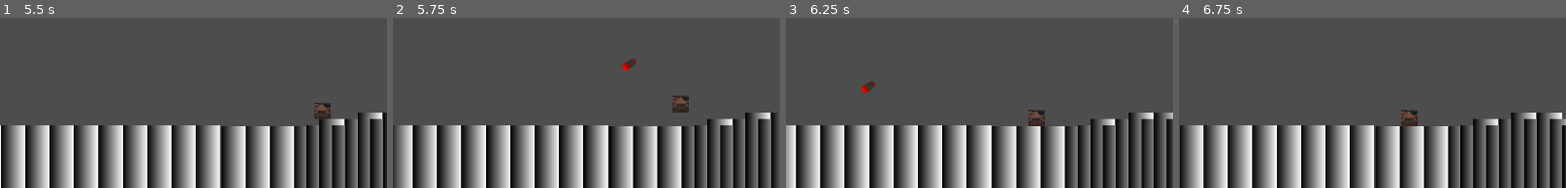
Above: before the commit, frames 1-4 (left to right).
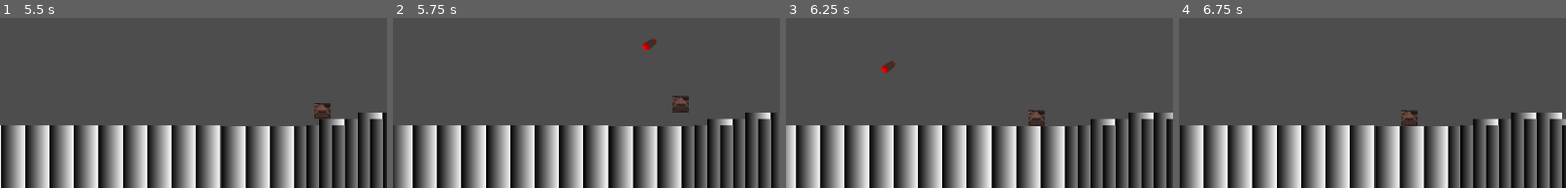
Above: after the commit, the same moments.

Repository: KKrash/TXGJ2024-Summer-
Game: Godot game, scene res://Assets/EnemyTestScene.tscn
The game is run twice, just before and just after one commit, with the same random seed, the same clock (stepped at 60 frames per second) and the same inputs. The engine's default icon, where the game draws it, is replaced by a stand-in: a white triangle on a blue panel in a dark square.
Inputs (mouse positions are % of the whole screen's width and height, from its top left):
- Up to frame 1 (5.5 s): move the mouse to (72, 38) at 0.52 s; hold D (right) 0.53-2.03 s; click (72, 38) at 0.6 s; tap W (up) at 0.77, 0.8, 1.07, 1.35, 1.52, 1.82, 2.3, 3.02, 3.32, 3.77, 3.8, 4.07, 4.35, 4.52, 4.82, 5.3 s; move the mouse to (30, 49) at 1.27 s; click (30, 49) at 1.55 s; move the mouse to (60, 18) at 2.02 s; hold A (left) 2.03-2.78 s; click (60, 18) at 2.1 s; move the mouse to (45, 66) at 2.77 s; hold D (right) 2.78-4.28 s; right-click (45, 66) at 2.85 s; click (45, 66) at 3.05 s; move the mouse to (80, 60) at 3.52 s; click (80, 60) at 3.6 s; move the mouse to (20, 26) at 4.27 s; hold A (left) 4.28-5.03 s; click (20, 26) at 4.55 s; move the mouse to (55, 43) at 5.02 s; hold D (right) from 5.03 s (still down); click (55, 43) at 5.1 s
- Up to frame 2 (5.75 s): keep holding D (right)
- Up to frame 3 (6.25 s): move the mouse to (35, 15) at 5.77 s; release D (right) at 5.78 s; hold A (left) from 5.78 s (still down); right-click (35, 15) at 5.85 s; tap W (up) at 6.02 s; click (35, 15) at 6.05 s
- Up to frame 4 (6.75 s): keep holding A (left); tap W (up) at 6.32 s; move the mouse to (72, 38) at 6.52 s; click (72, 38) at 6.6 s
The pictures show only the part of the screen within x 50-100%, y 47-97%; the shares and areas given below are measured in that part.

Frame 1 is identical in both runs. In frame 2, 0.3% of the frame differs, in the area x 59-68%, y 11-32%; in frame 3, 0.3%; in frame 4, nothing differs.

Commit message:
bulletdone

Diff:
--- a/LilGuyShooter/Scripts/bulletScript.gd
+++ b/LilGuyShooter/Scripts/bulletScript.gd
@@ -19,6 +19,7 @@
 
 func _on_area_2d_body_entered(body):
 	print("BULLETHIT")
-	if body.has_method("hit"):
-		body.hit()
+	if body.is_in_group("player"):
+		if body.has_method("hit"):
+			body.hit()
 	queue_free()
--- a/LilGuyShooter/Scripts/shooter.gd
+++ b/LilGuyShooter/Scripts/shooter.gd
@@ -54,7 +54,7 @@
 	jumpTimer.start()
 
 func _shoot():
-	var targetPosition = position-Vector2(25,0)
+	var targetPosition = position-Vector2(0,25)
 	shootTimer.stop()
 
 	if bullet != null:
